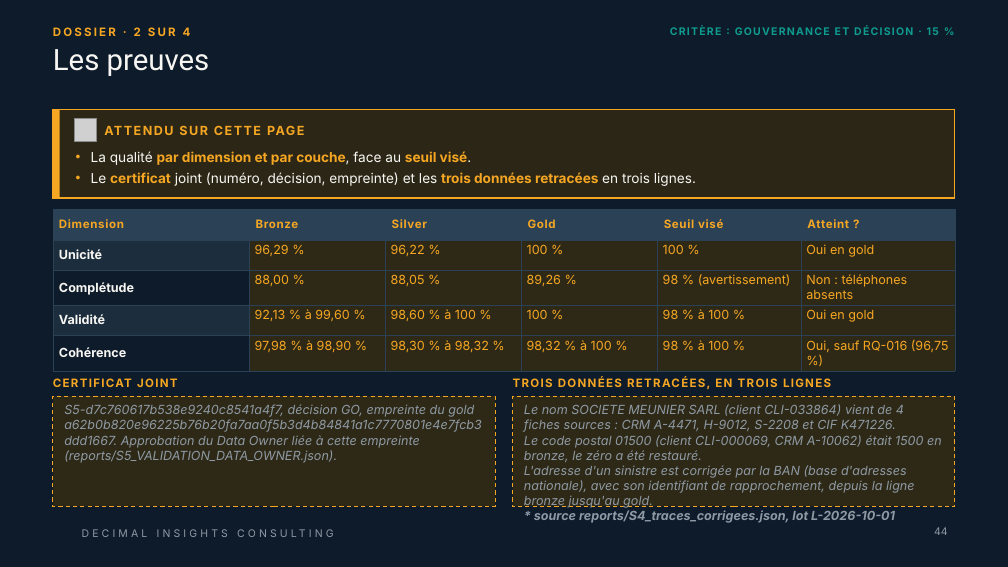
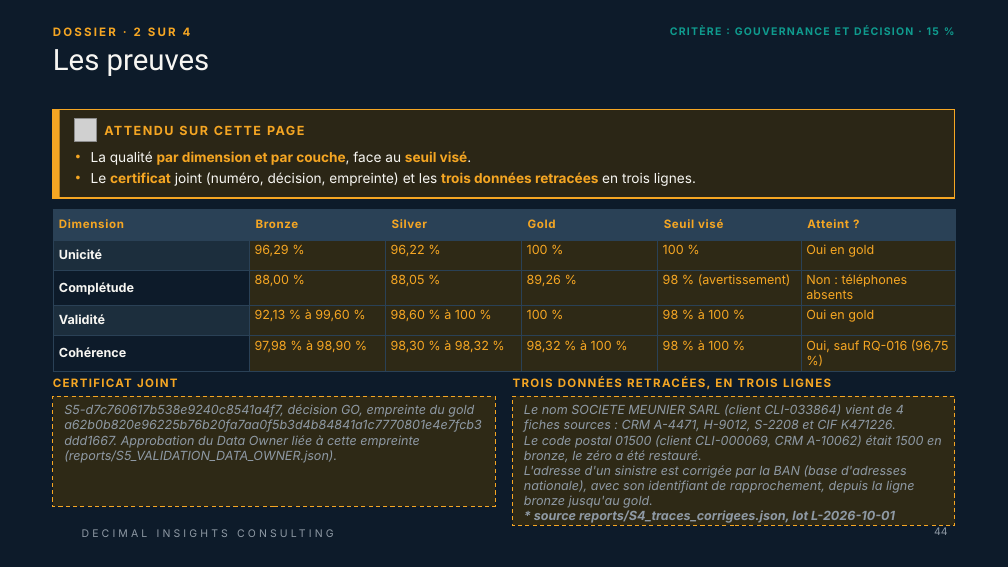
Before and after one commit to ruthabebeneg/td-qualite-g02, a slide deck: slide 44 of livrables/Livrable_Groupe_TD_AssurConnect.pptx. Drawn at 1008x567 pixels with LibreOffice and Linux fonts; fonts in the diff are those of the drawing; grey boxes stand for pictures; background and template pictures are left out. Boxes give left, top, right and bottom in pixels: in the first picture for what was removed or moved away, otherwise in the second. Text is boxed around its words. In the diff, an @@ line names an element or a change of style, - is before the commit and + after.

```diff
--- a/livrables/Livrable_Groupe_TD_AssurConnect.pptx
+++ b/livrables/Livrable_Groupe_TD_AssurConnect.pptx
@@ rectangle "Le nom SOCIETE MEUNIER SARL ...": place and size @@
-rectangle "Le nom SOCIETE MEUNIER SARL ..." at (513,396,955,507)
+rectangle "Le nom SOCIETE MEUNIER SARL ..." at (513,396,955,526)
```
Also in this commit, not shown: 24 other slides changed.
